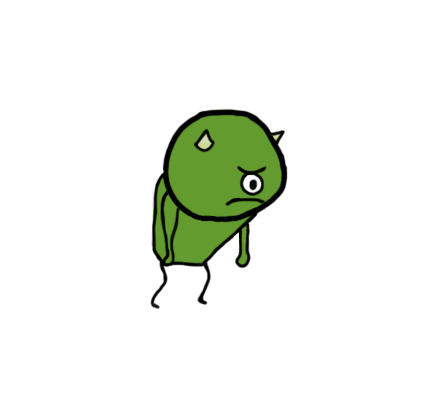
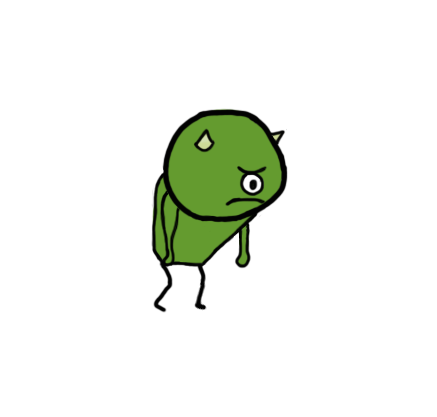
Comparing the layer stacks of the two 437 × 417 images. Changes:
painted on "BrasG" over [159, 194, 182, 265]
painted on "corps" over [161, 260, 183, 271]
removed layer "Jambes" from group "Monstre" over [150, 260, 211, 310]
added layer "jambeG2" in group "Monstre" over [194, 280, 207, 311]
added layer "JambeG1" in group "Monstre" over [197, 262, 207, 287]
added layer "JambeD2" in group "Monstre" over [153, 280, 173, 313]
added layer "JambeD1" in group "Monstre" over [159, 261, 173, 285]
hid "Arrière-plan" over [150, 194, 211, 313]
